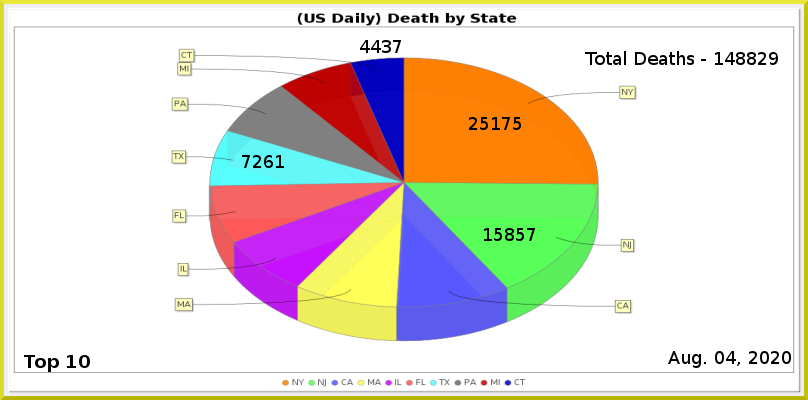
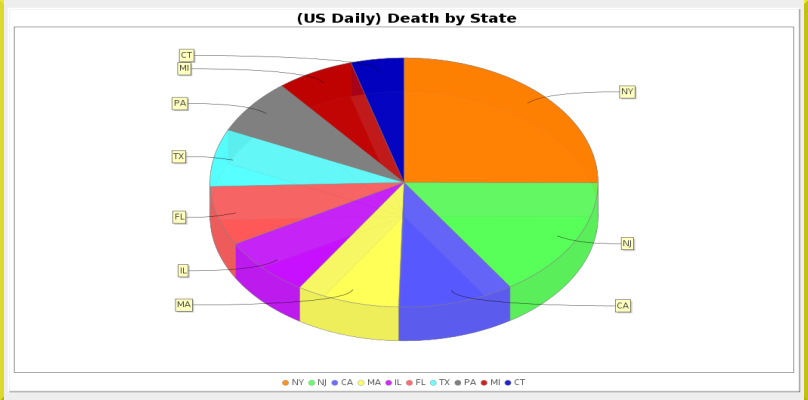
Two versions of the same layered image (808 x 400). Layer-by-layer changes:
added layer "Pasted Layer" above "Border Layer" over bbox(4, 0, 804, 400)
renamed "PA" to "TX", painted on it over bbox(242, 155, 284, 168)
painted on "NJ" over bbox(516, 228, 535, 241)
painted on "NY" over bbox(513, 117, 521, 130)
renamed "Total Deaths - 148829" to "Total Deaths - 150230", painted on it over bbox(585, 51, 778, 65)
painted on "Current Date" over bbox(726, 351, 736, 364)
